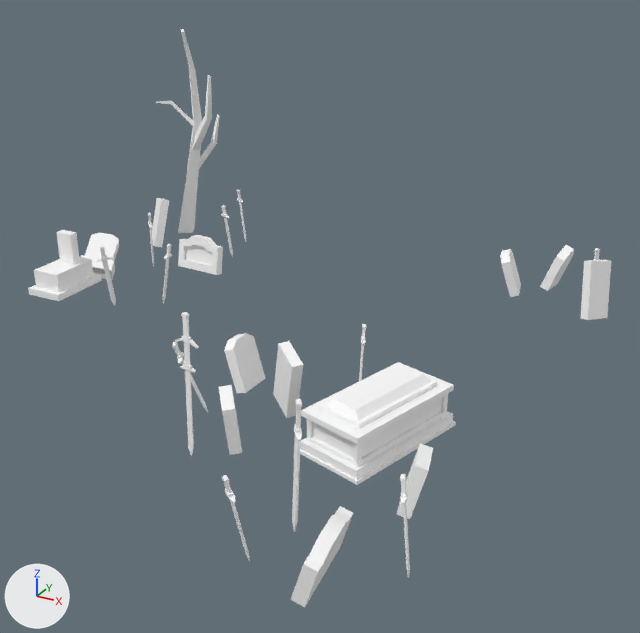
The glTF model assets/synty/simple_fantasy/models/SF_Env_Undead_Preset_02.glb: old version first, new version second.
Both versions are drawn from a 50 mm camera at (0.234, -0.3, 0.11) aimed at (0.124, -0.101, 0.01). Lighting does not change. The marker at lower left points along +X, +Y and +Z.

The first picture shows 'SF_Env_Undead_Preset_02'.
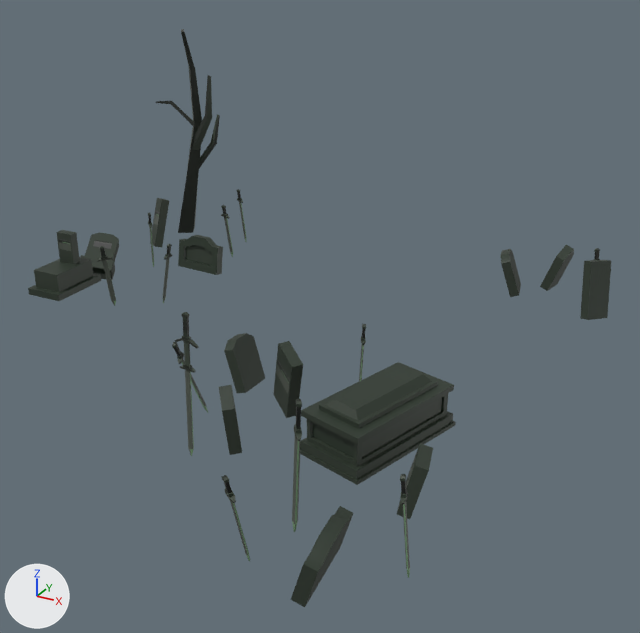
Changed parts and their boxes (x1, y1, x2, y2) in the pictures (640 x 633 px):
'SF_Env_Undead_Preset_02', surface changed (white to black): (28, 29, 611, 607) in both

The edits, one by one:
Picture 'Undead_Footman_01' (img_undead_footman_01) is new.
In material 'lambert1' (mat_lambert1), base_color is no longer (1.0, 1.0, 1.0), white #ffffff.
In material 'lambert1' (mat_lambert1), texture is now set to img_undead_footman_01.
